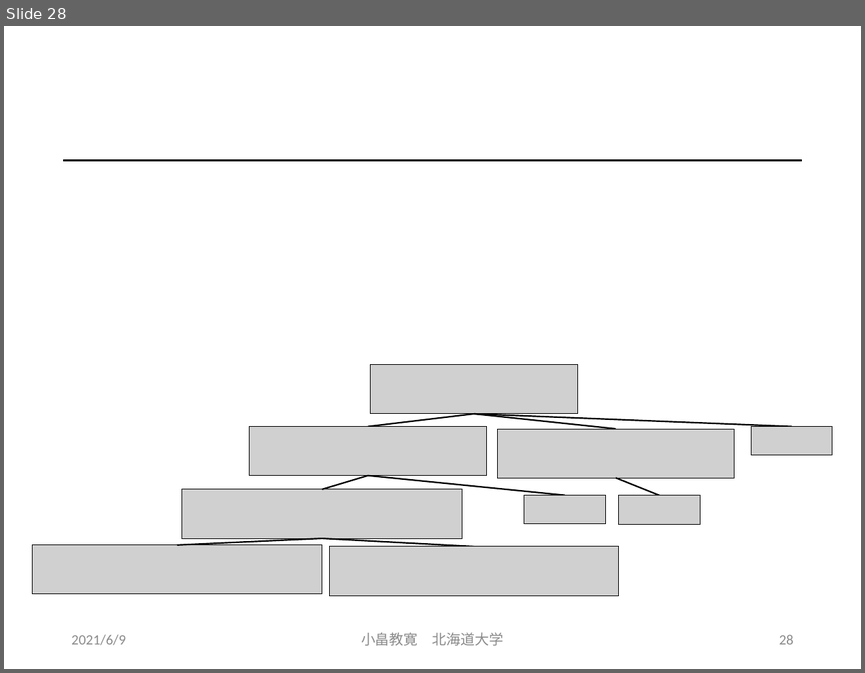
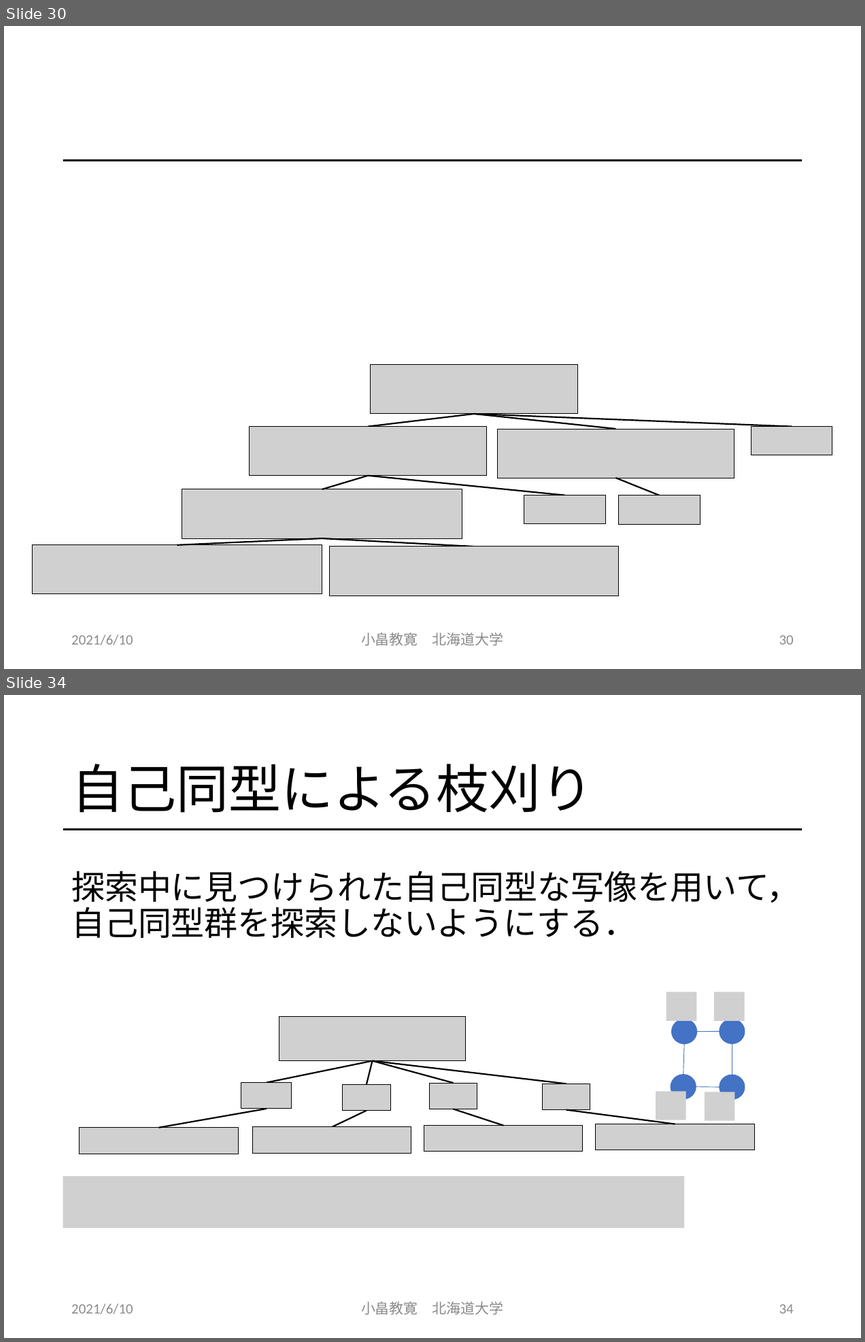
Before and after one commit to obatakyoukan/isomorphism, a slide deck: Isomorphism.pptx. Shown one above the other, each under a label of ours: slide 28 before the commit, slides 30 and 34 after it; the slides between them are not shown. The pictures are 865x673 and 865x1342 pixels, drawn with LibreOffice and Linux fonts; fonts in the diff are those of the drawing; grey boxes stand for pictures. Boxes give left, top, right and bottom in pixels: in the first picture for what was removed or moved away, otherwise in the second. Text is boxed around its words. In the diff, an @@ line names an element or a change of style, - is before the commit and + after.

Commit message:
自己同型の追加

```diff
--- a/Isomorphism.pptx
+++ b/Isomorphism.pptx
@@ slide 34 added at (x1=4, y1=695, x2=861, y2=1338), background #FFFFFF; not listed: 1 template element that a slide beside it also shows @@
@@ title added at (x1=71, y1=764, x2=594, y2=813), 44 pt, text #000000 @@
+自己同型による枝刈り
@@ text added at (x1=71, y1=870, x2=800, y2=938), 28 pt, text #000000 @@
+探索中に見つけられた自己同型な写像を用いて，自己同型群を探索しないようにする．
@@ group added at (x1=655, y1=991, x2=745, y2=1121): 4 ellipses, 4 lines, 4 pictures @@
@@ group added at (x1=79, y1=1016, x2=753, y2=1153): 9 pictures, 8 lines @@
@@ picture added at (x1=63, y1=1176, x2=684, y2=1228) @@
@@ text added at (x1=71, y1=1303, x2=133, y2=1314), 12 pt, text #8C8C8C @@
+2021/6/10
@@ text added at (x1=361, y1=1301, x2=504, y2=1314), 12 pt, text #8C8C8C @@
+小畠教寛 北海道大学
@@ page number added at (x1=779, y1=1304, x2=793, y2=1313), 12 pt, text #8C8C8C @@
+34
@@ what was slide 28 is now slide 30 @@
@@ slide 30 changed as well @@
@@ text at (x1=71, y1=634, x2=133, y2=645): text changed @@
-2021/6/9
+2021/6/10
@@ page number at (x1=779, y1=635, x2=793, y2=644): text changed @@
-28
+30
```
Also in this commit, not shown: 32 other slides changed, 5 other slides added.
